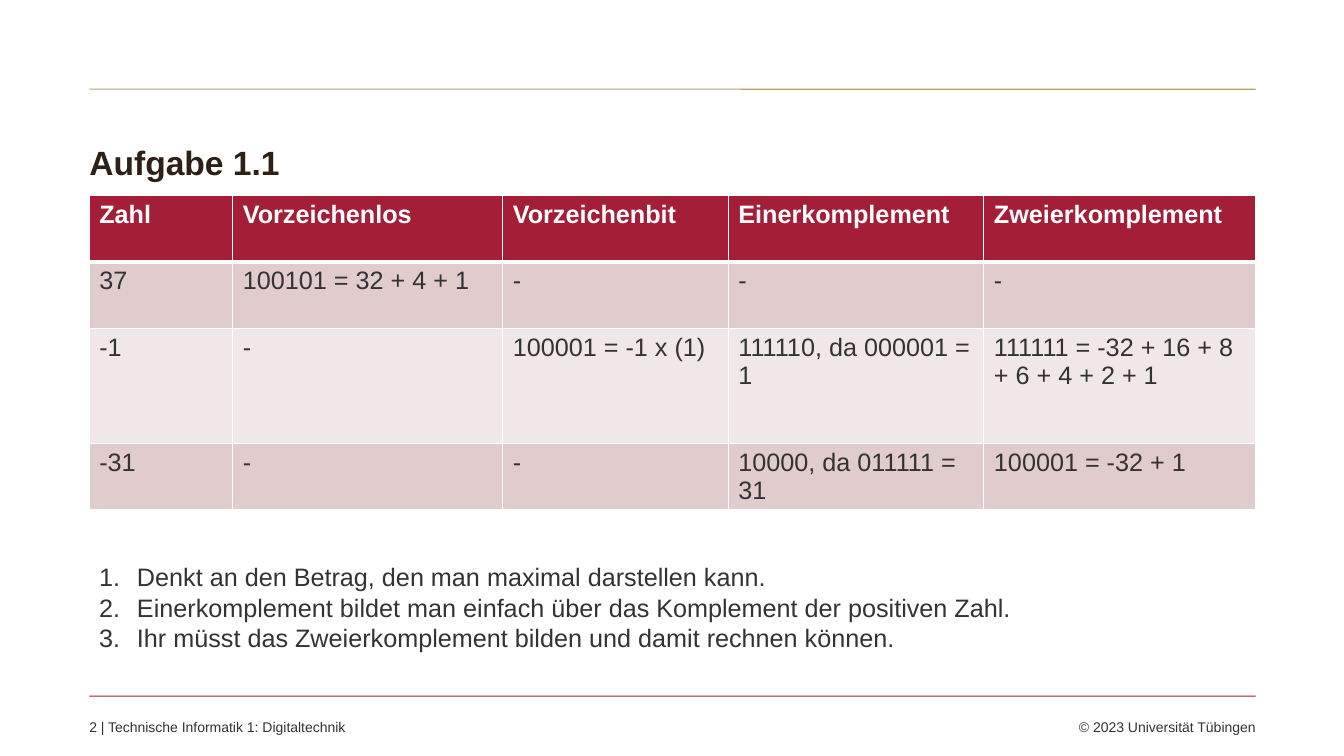
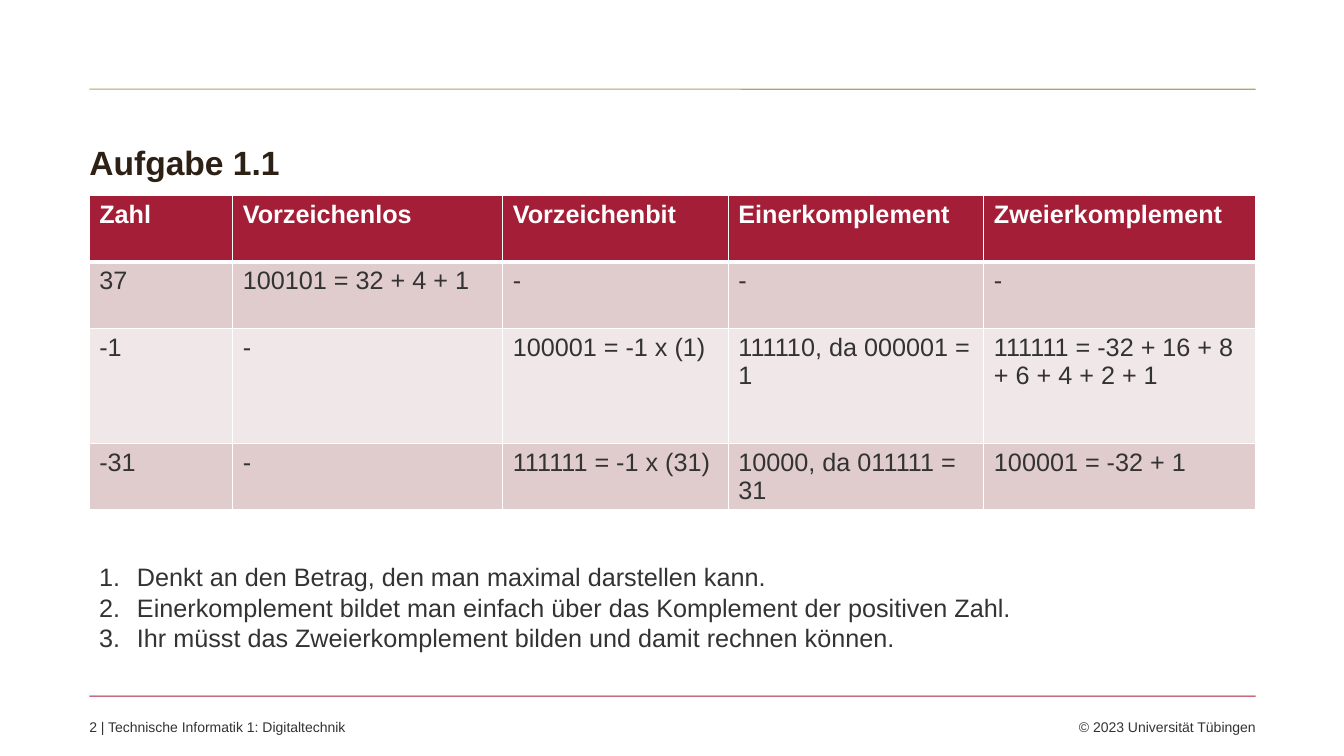
Before and after one commit to koennixer/Probeklausur, a slide deck: slide 2 of Probeklausur.pptx. Drawn at 1344x756 pixels with LibreOffice and Linux fonts; fonts in the diff are those of the drawing; background and template pictures are left out. Boxes give left, top, right and bottom in pixels: in the first picture for what was removed or moved away, otherwise in the second. Text is boxed around its words. In the diff, an @@ line names an element or a change of style, - is before the commit and + after.

Commit message:
Kosmetische Verbesserungen und kleine Fehler an Aufgabe 1

```diff
--- a/Probeklausur.pptx
+++ b/Probeklausur.pptx
@@ table at <box>90,196,1256,514</box> @@
-row 4, column 3: -
+row 4, column 3: 111111 = -1 x (31)
```
Also in this commit, not shown: 3 other slides changed, 1 slide added.
